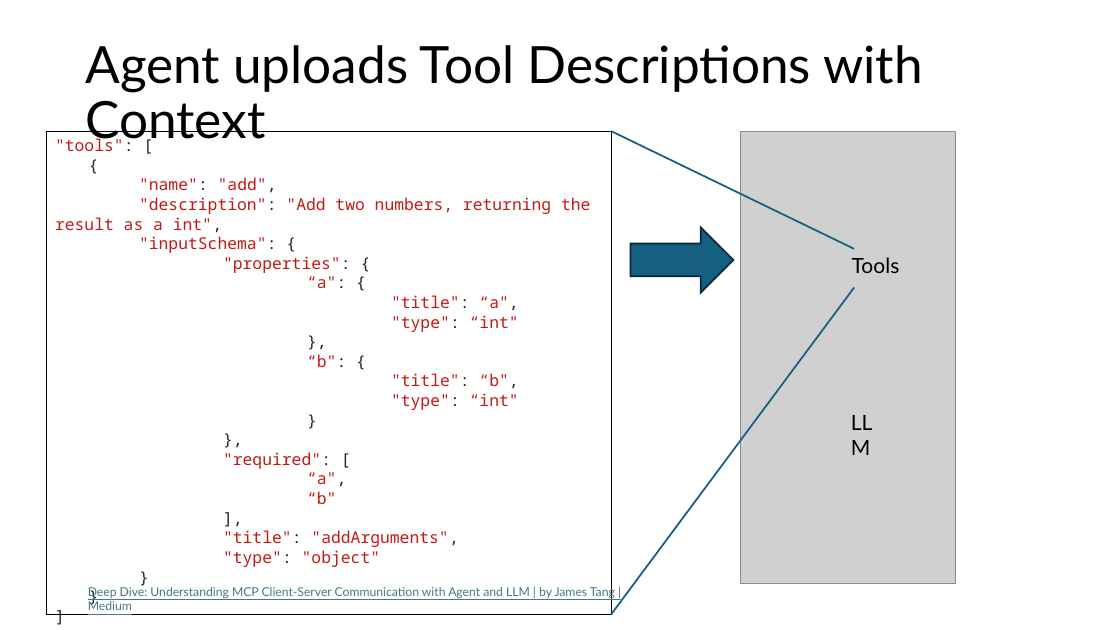
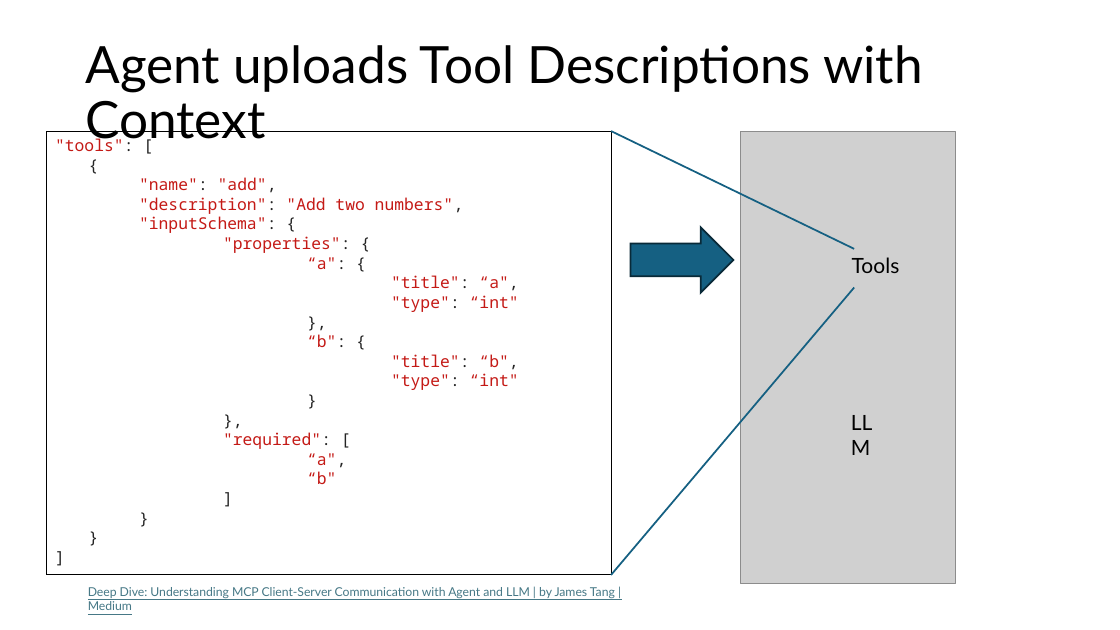
Before and after one commit to RHIT-CSSE/csse290-ai, a slide deck: slide 7 of ClassMaterials/Week9/MCP Servers.pptx. Drawn at 1120x630 pixels with LibreOffice and Linux fonts; fonts in the diff are those of the drawing; grey boxes stand for pictures. Boxes give left, top, right and bottom in pixels: in the first picture for what was removed or moved away, otherwise in the second. Text is boxed around its words. In the diff, an @@ line names an element or a change of style, - is before the commit and + after.

Commit message:
Updates

```diff
--- a/ClassMaterials/Week9/MCP Servers.pptx
+++ b/ClassMaterials/Week9/MCP Servers.pptx
@@ rectangle ""tools": [ { "name": "add", ...": place and size @@
-rectangle ""tools": [ { "name": "add", ..." at [47,131,612,615]
+rectangle ""tools": [ { "name": "add", ..." at [47,131,612,575]
@@ text in rectangle at [55,136,519,484]: text changed @@
-"tools": [
-{
-"name": "add",
-"description": "Add two numbers, returning the result as a int",
-"inputSchema": {
-"properties": {
-“a": {
-"title": “a",
-"type": “int"
-},
-“b": {
-"title": “b",
-"type": “int"
-}
-},
-"required": [
-“a",
-“b"
-],
-"title": "addArguments",
-"type": "object"
-}
-}
-]
+"tools": [
+{
+"name": "add",
+"description": "Add two numbers",
+"inputSchema": {
+"properties": {
+“a": {
+"title": “a",
+"type": “int"
+},
+“b": {
+"title": “b",
+"type": “int"
+}
+},
+"required": [
+“a",
+“b"
+]
+}
+}
+]
@@ line moved from (611, 615) - (854, 287) to (611, 575) - (854, 287) @@
```
Also in this commit, not shown: 4 other slides changed.
